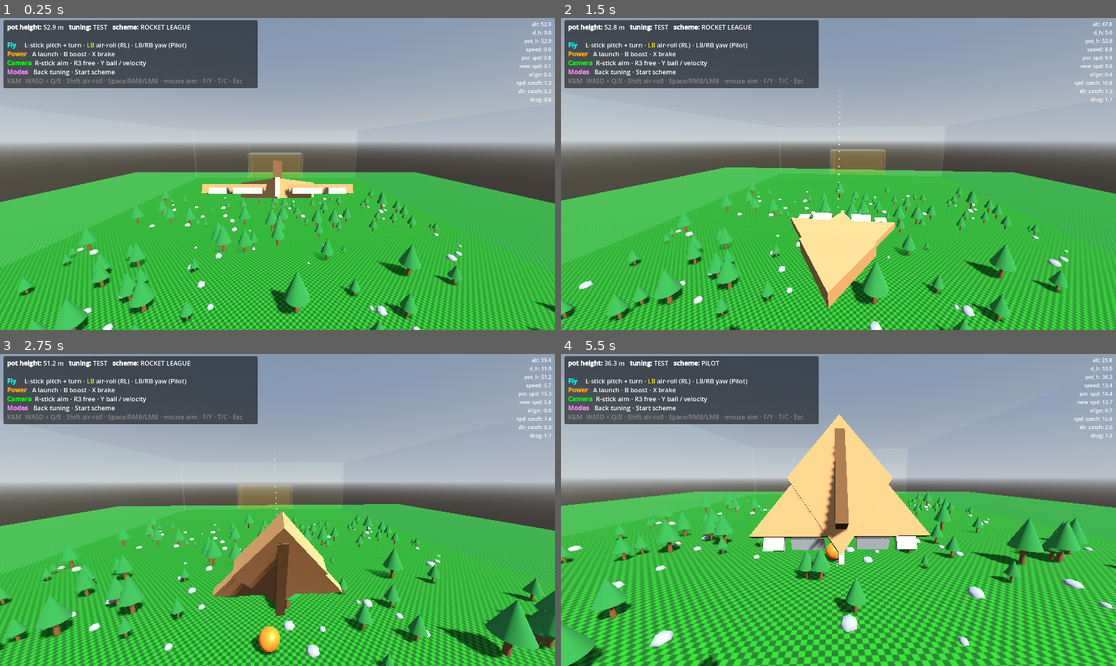
Above: before the commit, frames 1-4 (two rows, left to right).
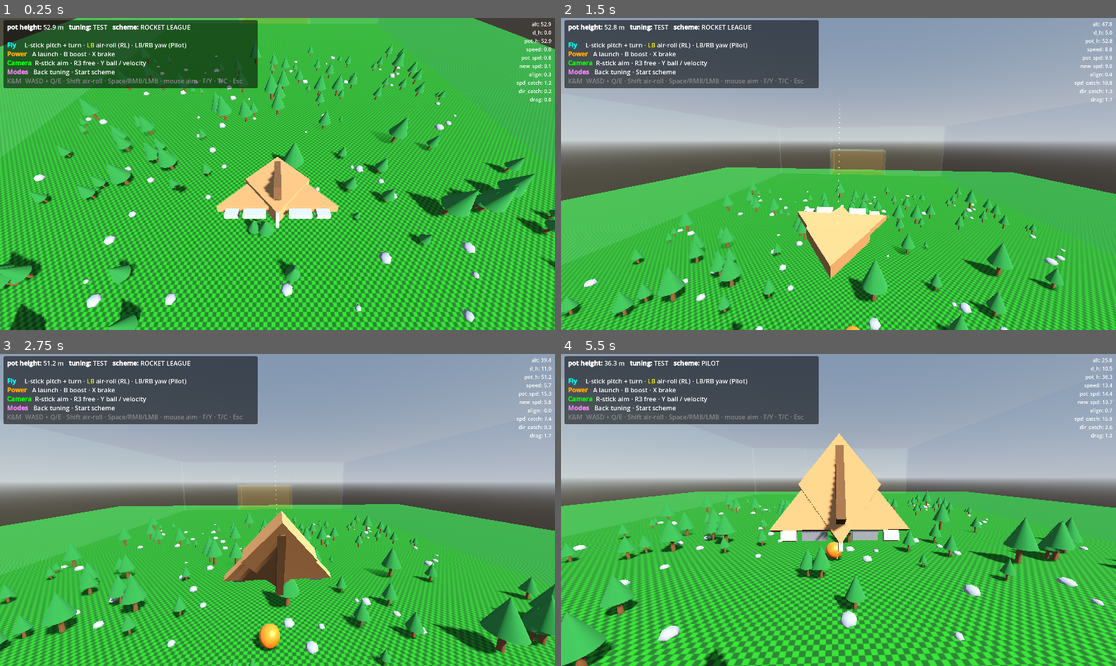
Above: after the commit, the same moments.

Repository: westonkelliher/glider
Game: Godot game, scene res://scenes/main.tscn
Two runs of this game, one before a commit and one after it. Both use one fixed random seed, a clock stepped at 60 frames per second and the inputs below.
Inputs (mouse positions are in pixels of both pictures, inside the frame that each line leads up to):
- Up to frame 1 (0.25 s): no input
- Up to frame 2 (1.5 s): tap Enter at 0.5 s; move the mouse to (866, 174) at 0.52 s; press the mouse at (866, 174) at 0.53 s; hold W (move_forward) from 0.53 s (still down); move the mouse to (810, 174) at 1.27 s; release the mouse at (810, 174) at 1.28 s; tap Shift (air_roll) at 1.35 s
- Up to frame 3 (2.75 s): keep holding W (move_forward); move the mouse to (288, 503) at 2.02 s; hold Right mouse button (boost) from 2.03 s (still down)
- Up to frame 4 (5.5 s): keep holding W (move_forward); move the mouse to (832, 516) at 2.77 s; release Right mouse button (boost) at 2.78 s; tap Y (cam_ball_toggle) at 2.85 s; move the mouse to (877, 513) at 3.52 s; tap F (cam_free) at 3.6 s; move the mouse to (794, 506) at 4.27 s; tap Space (launch) at 4.35 s; move the mouse to (844, 510) at 5.02 s; hold C (toggle_scheme) from 5.03 s (still down)

The runs differ from the first frame. In frame 1, 86% of the frame differs, in the area x 0-100%, y 0-100%; in frame 2, 20%; in frame 3, 22%; in frame 4, 33%.

Commit message:
Camera: default to ball-cam; nudge rig offset
Co-Authored-By: Claude Opus 4.8 (1M context) <noreply@anthropic.com>

Diff:
--- a/scenes/camera_rig.tscn
+++ b/scenes/camera_rig.tscn
@@ -6,5 +6,5 @@
 script = ExtResource("1_txy7i")
 
 [node name="Camera3D" type="Camera3D" parent="." unique_id=1353424161]
-transform = Transform3D(1, 0, 0, 0, 0.9848077, 0.17364818, 0, -0.17364818, 0.9848077, 0, 1.8, 5.8)
+transform = Transform3D(1, 0, 0, 0, 0.9848077, 0.17364818, 0, -0.17364818, 0.9848077, 0, 2, 7)
 fov = 80.0
--- a/scripts/camera_rig.gd
+++ b/scripts/camera_rig.gd
@@ -12,7 +12,7 @@
 # FREE: manual mouse/stick aim. BALL: keep the ball framed (RL ball cam).
 # VELOCITY: look down the glider's travel direction (RL default cam).
 enum Mode { FREE, BALL, VELOCITY }
-var mode: Mode = Mode.FREE
+var mode: Mode = Mode.BALL
 
 var yaw: float = 0.0
 var pitch: float = 0.0
